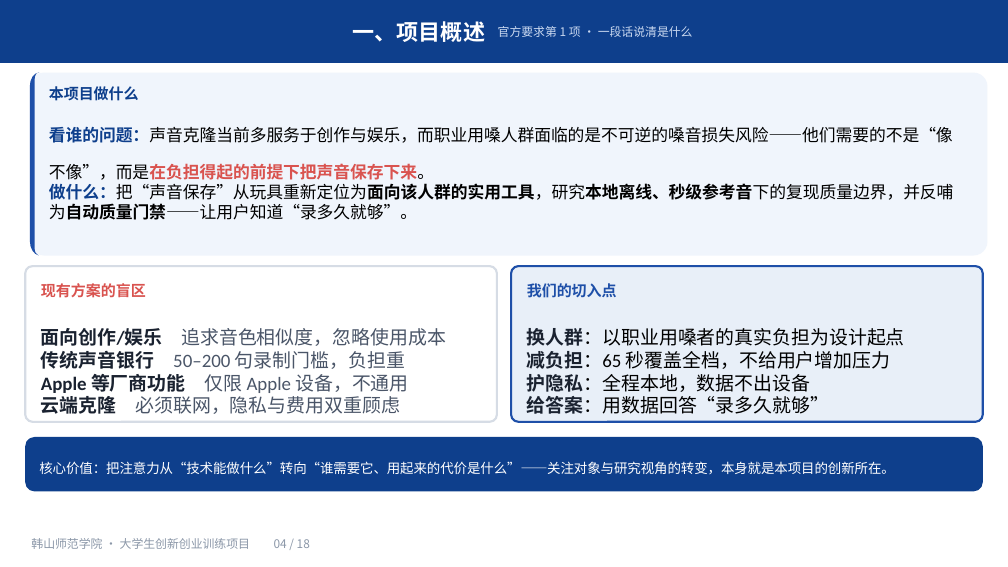
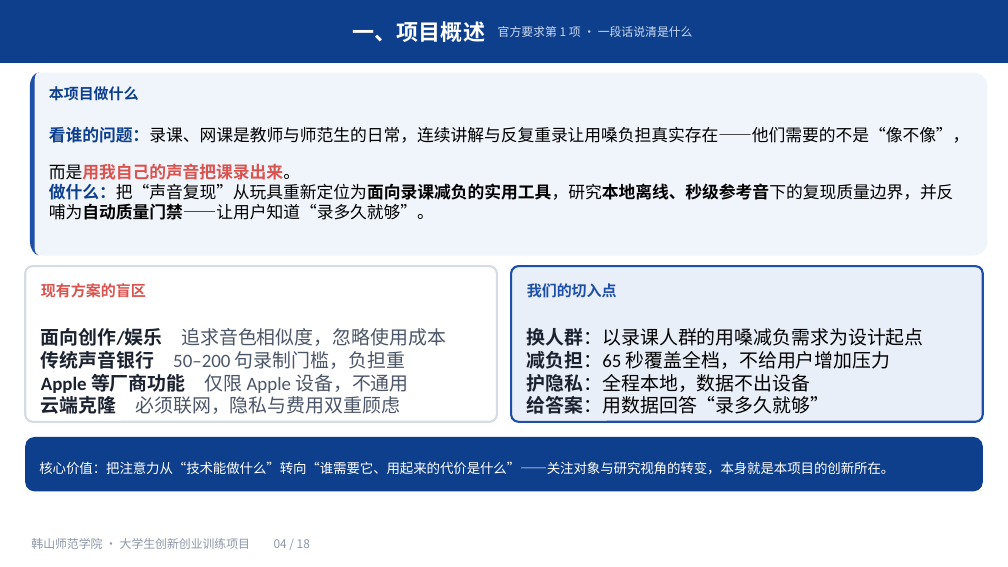
Before and after one commit to mouxu66/voice-morph, a slide deck: slide 4 of docs/大创申报-2026-10/大创申报PPT.pptx. Drawn at 1008x567 pixels with LibreOffice and Linux fonts; fonts in the diff are those of the drawing. Boxes give left, top, right and bottom in pixels: in the first picture for what was removed or moved away, otherwise in the second. Text is boxed around its words. In the diff, an @@ line names an element or a change of style, - is before the commit and + after.

```diff
--- a/docs/大创申报-2026-10/大创申报PPT.pptx
+++ b/docs/大创申报-2026-10/大创申报PPT.pptx
@@ text at (49,127,970,220): text changed @@
-看谁的问题：声音克隆当前多服务于创作与娱乐，而职业用嗓人群面临的是不可逆的嗓音损失风险——他们需要的不是“像不像”，而是在负担得起的前提下把声音保存下来。
-做什么：把“声音保存”从玩具重新定位为面向该人群的实用工具，研究本地离线、秒级参考音下的复现质量边界，并反哺为自动质量门禁——让用户知道“录多久就够”。
+看谁的问题：录课、网课是教师与师范生的日常，连续讲解与反复重录让用嗓负担真实存在——他们需要的不是“像不像”，而是用我自己的声音把课录出来。
+做什么：把“声音复现”从玩具重新定位为面向录课减负的实用工具，研究本地离线、秒级参考音下的复现质量边界，并反哺为自动质量门禁——让用户知道“录多久就够”。
@@ text at (527,328,924,346): text changed @@
-换人群：以职业用嗓者的真实负担为设计起点
+换人群：以录课人群的用嗓减负需求为设计起点
```
Also in this commit, not shown: 6 other slides changed, 1 other file.
